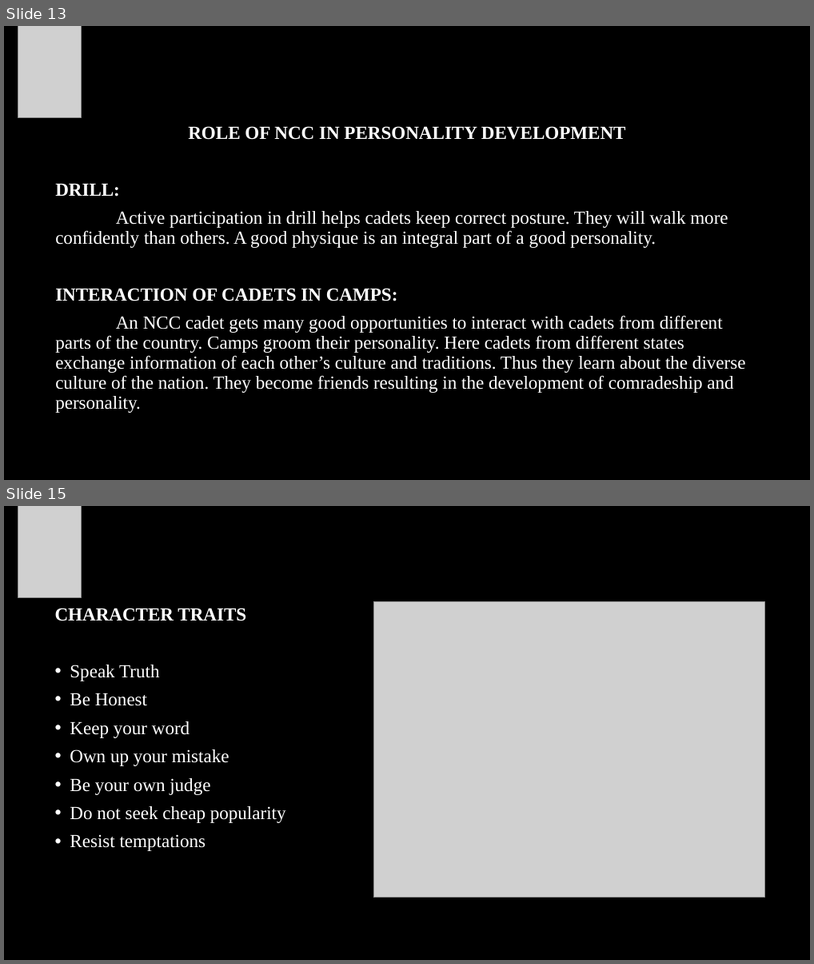
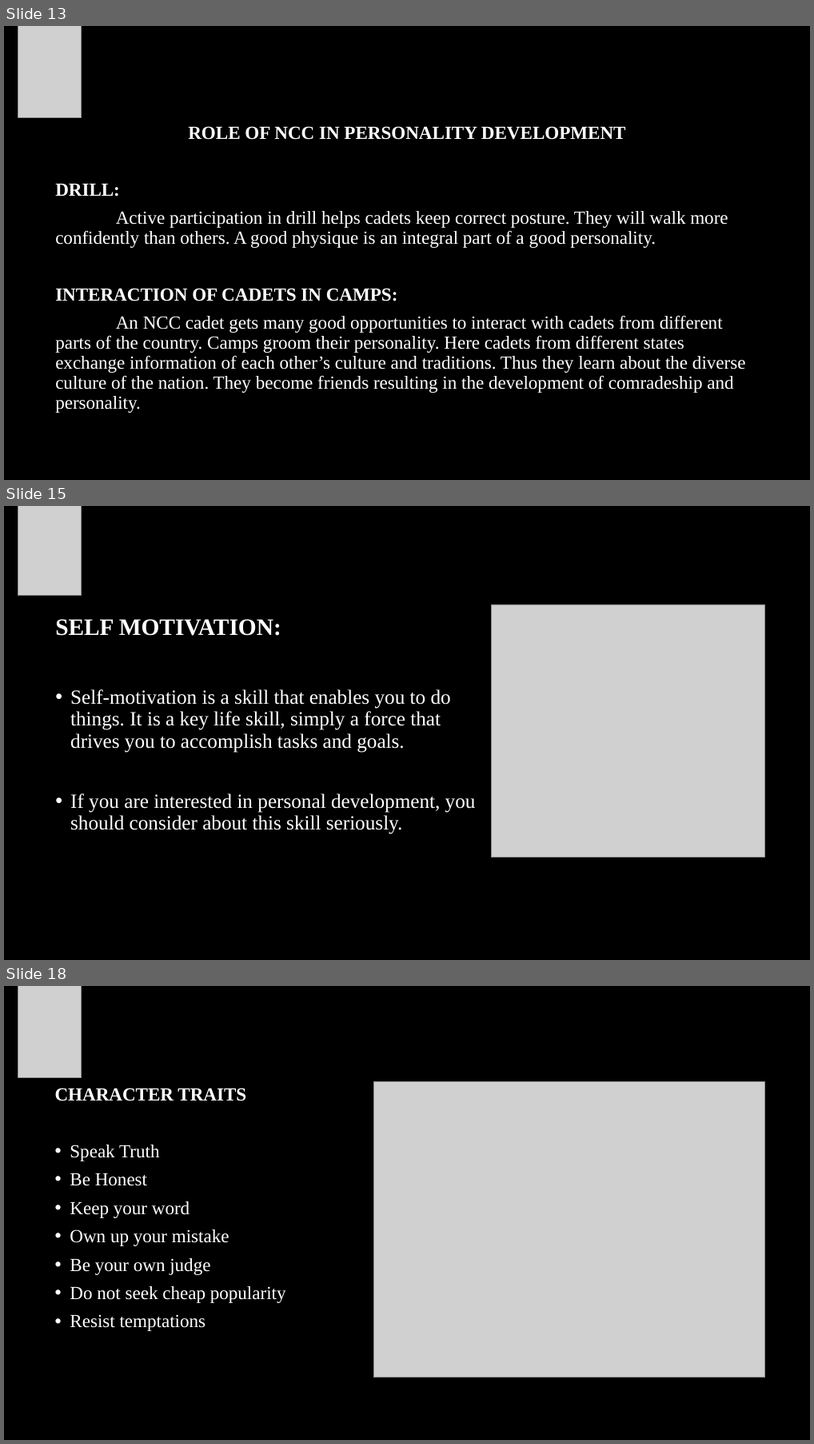
Before and after one commit to GowMani/Mani, a slide deck: Leadership & Personality development.pptx. Shown one above the other, each under a label of ours: slides 13 and 15 before the commit, slides 13, 15 and 18 after it; the slides between them are not shown. The pictures are 814x964 and 814x1444 pixels, drawn with LibreOffice and Linux fonts; fonts in the diff are those of the drawing; grey boxes stand for pictures; background and template pictures are left out. Boxes give left, top, right and bottom in pixels: in the first picture for what was removed or moved away, otherwise in the second. Text is boxed around its words. In the diff, an @@ line names an element or a change of style, - is before the commit and + after.

```diff
--- a/Leadership & Personality development.pptx
+++ b/Leadership & Personality development.pptx
@@ slide 15 added at (x1=4, y1=506, x2=810, y2=960), background #000000 @@
@@ picture added at (x1=18, y1=506, x2=82, y2=595) @@
@@ title added at (x1=55, y1=619, x2=282, y2=636), 28 pt, text #FFFFFF, bold @@
+SELF MOTIVATION:
@@ picture added at (x1=491, y1=604, x2=765, y2=857) @@
@@ text added at (x1=70, y1=689, x2=476, y2=834), 24 pt, text #FFFFFF @@
+• Self-motivation is a skill that enables you to do things. It is a key life skill, simply a force that drives you to accomplish tasks and goals.
+• If you are interested in personal development, you should consider about this skill seriously.
@@ what was slide 15 is now slide 18 @@
```
Also in this commit, not shown: 3 slides changed, 2 other slides added.
